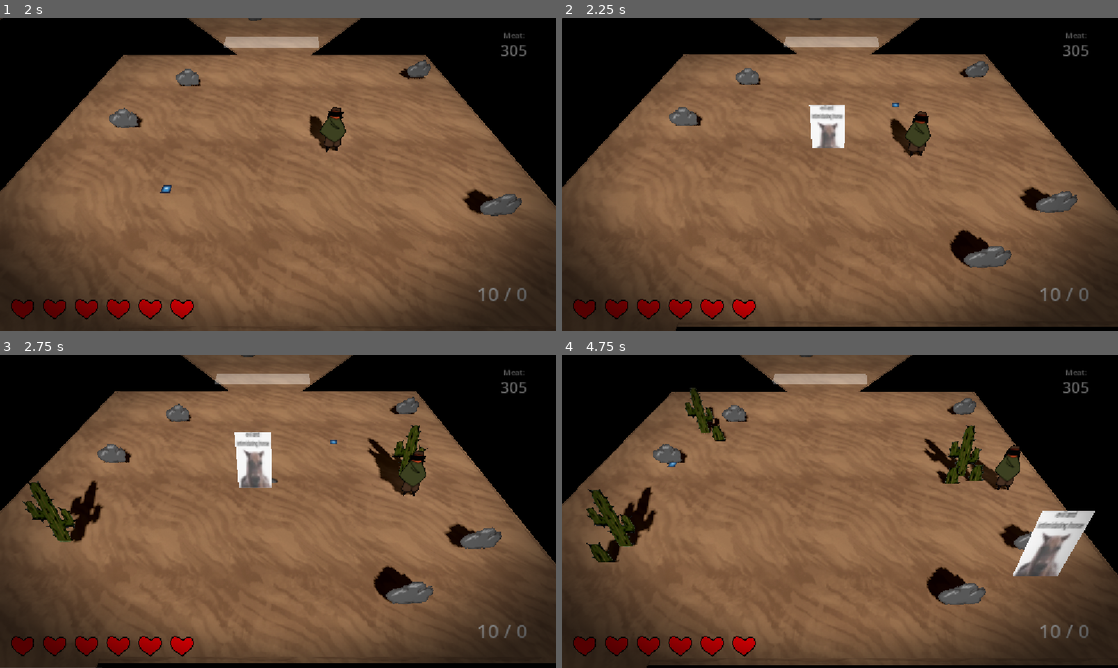
Above: before the commit, frames 1-4 (two rows, left to right).
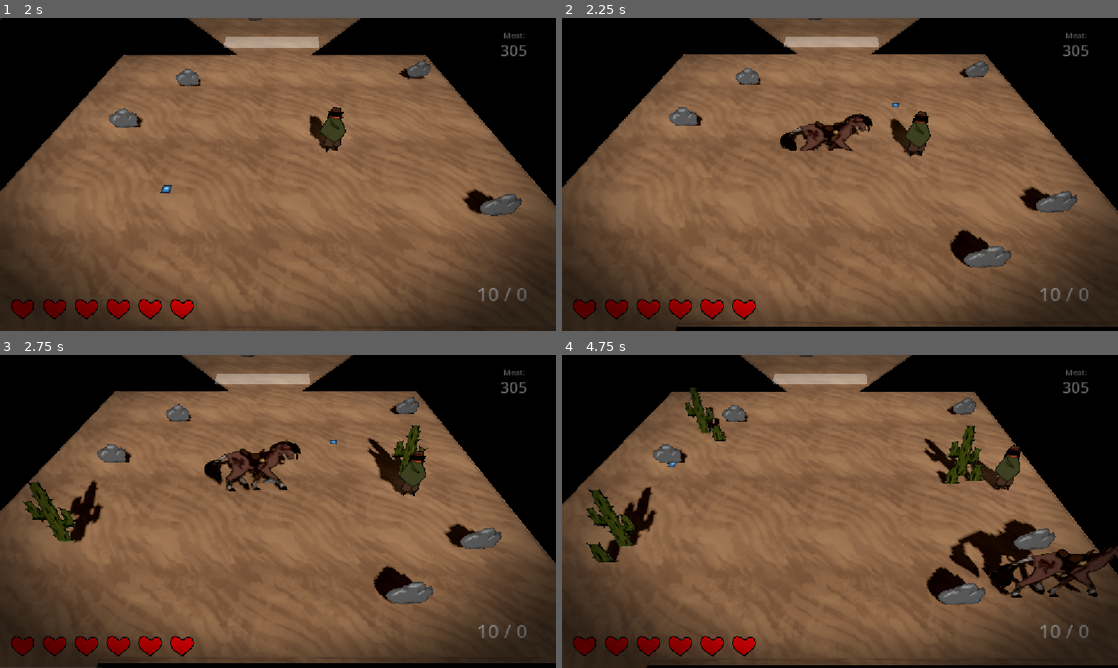
Above: after the commit, the same moments.

Repository: gmuGADIG/DEADSHOT
Game: Godot game, scene res://world/levels/desert_large/level_desert_large.tscn
Same seed, same stepped clock (60 frames per second), same inputs: the game is played once before the commit and once after it. This scene is started directly instead of the project's main scene. The engine's default icon, where the game draws it, is replaced by a stand-in: a white triangle on a blue panel in a dark square. Sound files missing from this copy of the repository are replaced by a short silence.
Inputs (mouse positions are in pixels of both pictures, inside the frame that each line leads up to):
- Up to frame 1 (2 s): move the mouse to (400, 158) at 0.52 s; press the mouse at (400, 158) at 0.53 s; hold D (move_right) 0.53-1.28 s; move the mouse to (166, 190) at 1.27 s; release the mouse at (166, 190) at 1.28 s; hold S (move_down) from 1.28 s (still down); tap E (interact) at 1.35 s
- Up to frame 2 (2.25 s): move the mouse to (895, 105) at 2.02 s; release S (move_down) at 2.03 s; hold D (move_right) from 2.03 s (still down); hold Shift (quick_purchase) from 2.03 s (still down)
- Up to frame 3 (2.75 s): keep holding D (move_right); keep holding Shift (quick_purchase)
- Up to frame 4 (4.75 s): move the mouse to (812, 574) at 2.77 s; release D (move_right) at 2.78 s; release Shift (quick_purchase) at 2.78 s; hold W (move_up) 2.78-3.53 s; tap Space (roll) at 2.85 s; move the mouse to (1006, 558) at 3.52 s; hold Right mouse button (whip) 3.53-4.28 s; hold A (move_left) from 3.53 s (still down); move the mouse to (673, 464) at 4.27 s; click (673, 464) at 4.35 s

Frame 1 is identical in both runs. In frame 2, 1.5% of the frame differs, in the area x 39-56%, y 27-43%; in frame 3, 1.9%; in frame 4, 4.4%, in the area x 69-100%, y 49-78%.

Commit message:
Added wip horse art

Diff:
--- a/world/enemy/bosses/horse/horse.tscn
+++ b/world/enemy/bosses/horse/horse.tscn
@@ -1,9 +1,17 @@
-[gd_scene load_steps=8 format=3 uid="uid://dp00f0nisoyxa"]
+[gd_scene load_steps=10 format=3 uid="uid://dp00f0nisoyxa"]
 
 [ext_resource type="PackedScene" uid="uid://c5mugf35c8n0f" path="res://world/enemy/bosses/boss_enemy.tscn" id="1_bulbf"]
 [ext_resource type="Script" uid="uid://caif4brdw52j8" path="res://world/enemy/bosses/horse/horse_boss.gd" id="2_23ymh"]
-[ext_resource type="Texture2D" uid="uid://d0i6s18l8lpes" path="res://world/enemy/base/evil_horse.png" id="3_dc5ks"]
+[ext_resource type="Texture2D" uid="uid://rrdon8cgbs5" path="res://world/enemy/bosses/horse/horse_wip.png" id="3_dc5ks"]
 [ext_resource type="PackedScene" uid="uid://b0ttk38sufgur" path="res://world/pickups/corrupt_heart/corrupt_heart.tscn" id="3_o0ar2"]
+
+[sub_resource type="CylinderShape3D" id="CylinderShape3D_o0ar2"]
+height = 2.3742957
+radius = 1.3134766
+
+[sub_resource type="CylinderShape3D" id="CylinderShape3D_skegu"]
+height = 2.3742957
+radius = 1.4384766
 
 [sub_resource type="Animation" id="Animation_dc5ks"]
 resource_name = "charge"
@@ -63,8 +71,12 @@
 action_player = NodePath("ActionPlayer")
 spawn_on_killed = ExtResource("3_o0ar2")
 
+[node name="CollisionShape3D" parent="." index="0"]
+shape = SubResource("CylinderShape3D_o0ar2")
+
 [node name="Sprite3D" parent="." index="1"]
-transform = Transform3D(0.8, 0, 0, 0, 0.4327907, 0.34375343, 0, -0.24987194, 0.59539807, 0, 1.3770412, 0)
+transform = Transform3D(0.3749883, 0, 0, 0, 0.20286429, 0.16112939, 0, -0.117123805, 0.27908412, 0, 1.7923223, 0)
+alpha_cut = 1
 texture = ExtResource("3_dc5ks")
 
 [node name="Health" parent="." index="3"]
@@ -72,6 +84,7 @@
 
 [node name="CollisionShape3D" parent="Hurtbox" index="0"]
 transform = Transform3D(1, 0, 0, 0, 1, 0, 0, 0, 1, 0, 1.2055829, 0)
+shape = SubResource("CylinderShape3D_skegu")
 
 [node name="ChargeTimer" parent="." index="6"]
 one_shot = true
